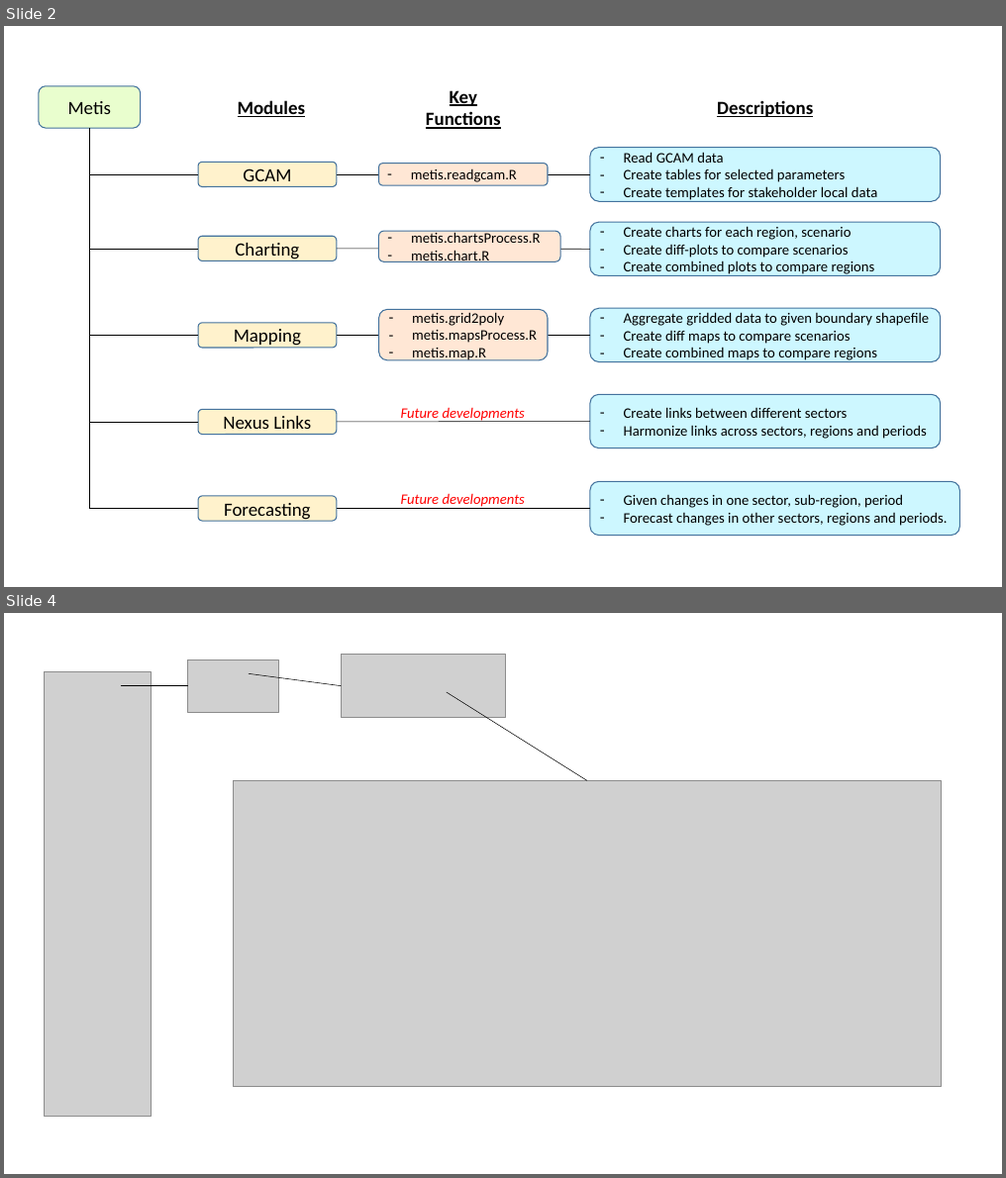
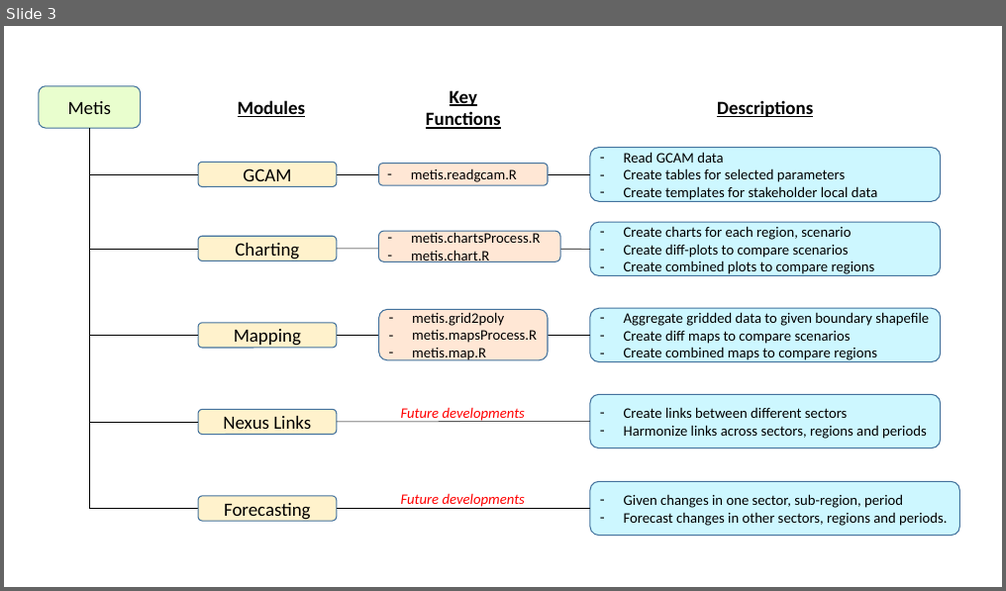
Before and after one commit to JGCRI/metis, a slide deck: READMEfigs/READMEfigs.pptx. Shown one above the other, each under a label of ours: slides 2 and 4 before the commit, slide 3 after it; the slides between them are not shown. The pictures are 1006x1178 and 1006x591 pixels, drawn with LibreOffice and Linux fonts; fonts in the diff are those of the drawing; grey boxes stand for pictures. Boxes give left, top, right and bottom in pixels: in the first picture for what was removed or moved away, otherwise in the second. Text is boxed around its words. In the diff, an @@ line names an element or a change of style, - is before the commit and + after.

```diff
--- a/READMEfigs/READMEfigs.pptx
+++ b/READMEfigs/READMEfigs.pptx
@@ slide 4 removed at box(4, 613, 1002, 1174), background #FFFFFF @@
@@ picture removed at box(44, 671, 151, 1116) @@
@@ picture removed at box(188, 661, 279, 713) @@
@@ picture removed at box(341, 655, 506, 717) @@
@@ line removed from (121, 685) to (188, 685) @@
@@ line removed from (249, 673) to (341, 685) @@
@@ line removed from (447, 692) to (587, 780) @@
@@ picture removed at box(233, 780, 942, 1087) @@
@@ what was slide 2 is now slide 3 @@
```
Also in this commit, not shown: 3 slides changed, 10 slides added, 1 other slide removed, 35 other files.
